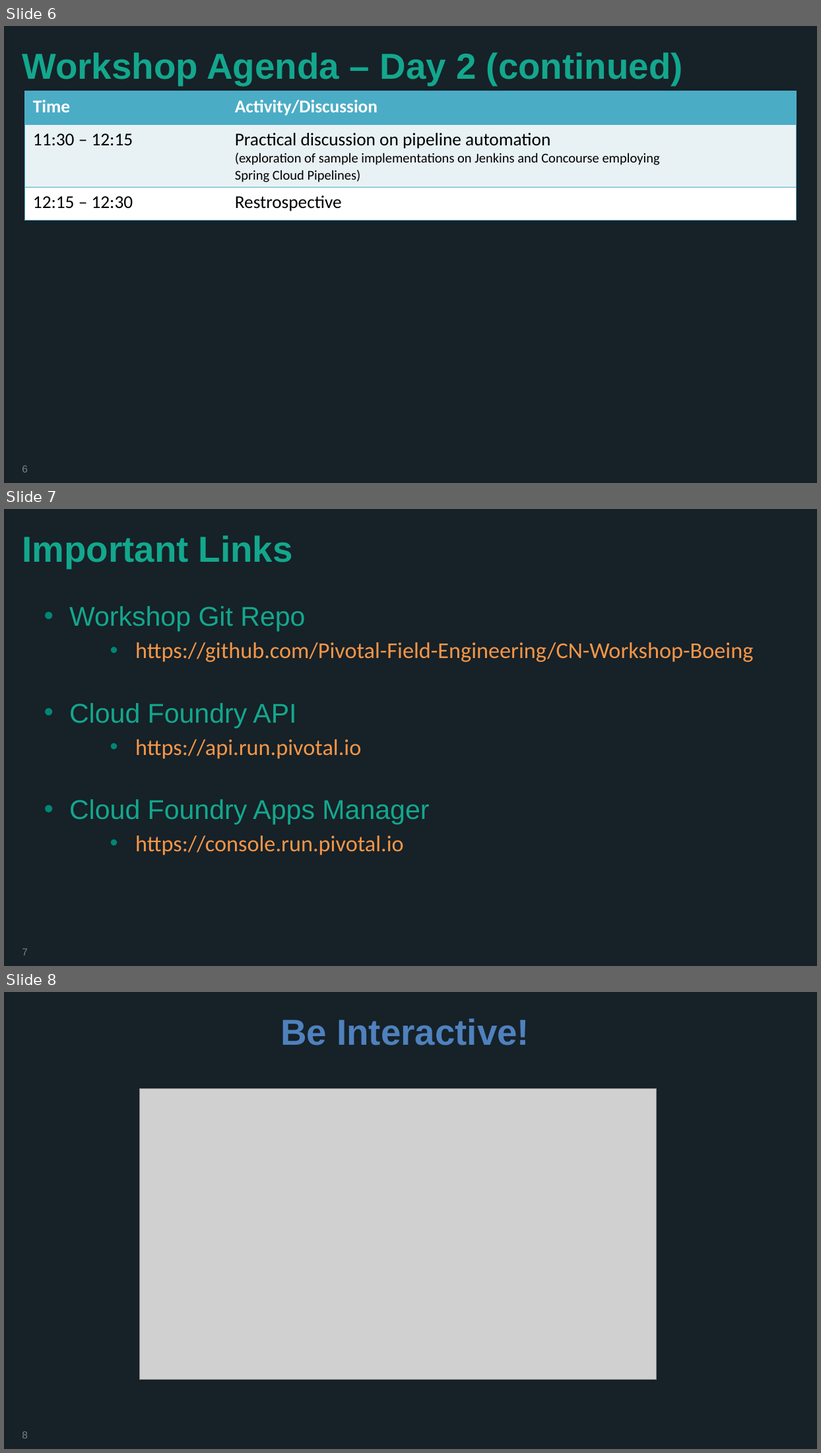
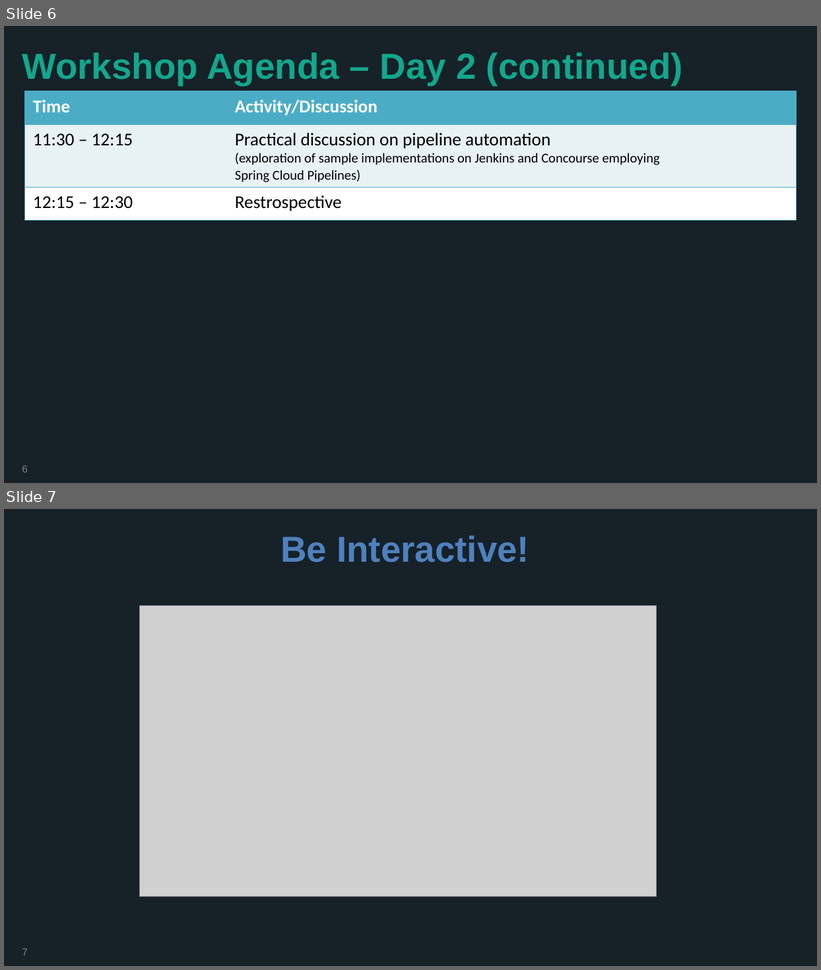
Before and after one commit to vmware-archive/devops-workshop, a slide deck: presentations/Devops-Workshop.pptx. Shown one above the other, each under a label of ours: slides 6, 7 and 8 before the commit, slides 6 and 7 after it. The pictures are 821x1453 and 821x970 pixels, drawn with LibreOffice and Linux fonts; fonts in the diff are those of the drawing; grey boxes stand for pictures; background and template pictures are left out. Boxes give left, top, right and bottom in pixels: in the first picture for what was removed or moved away, otherwise in the second. Text is boxed around its words. In the diff, an @@ line names an element or a change of style, - is before the commit and + after.

```diff
--- a/presentations/Devops-Workshop.pptx
+++ b/presentations/Devops-Workshop.pptx
@@ slide 7 removed at box(4, 509, 817, 966), background #162128 @@
@@ title removed at box(22, 535, 293, 568) @@
-Important Links
@@ text removed at box(69, 606, 753, 855) @@
-• Workshop Git Repo
-  • https://github.com/Pivotal-Field-Engineering/CN-Workshop-Boeing
-• Cloud Foundry API
-  • https://api.run.pivotal.io
-• Cloud Foundry Apps Manager
-  • https://console.run.pivotal.io
@@ page number removed at box(22, 949, 28, 956) @@
-7
@@ what was slide 8 is now slide 7 @@
@@ page number at box(22, 949, 28, 956): text changed @@
-8
+7
```
Also in this commit, not shown: 26 other files.
